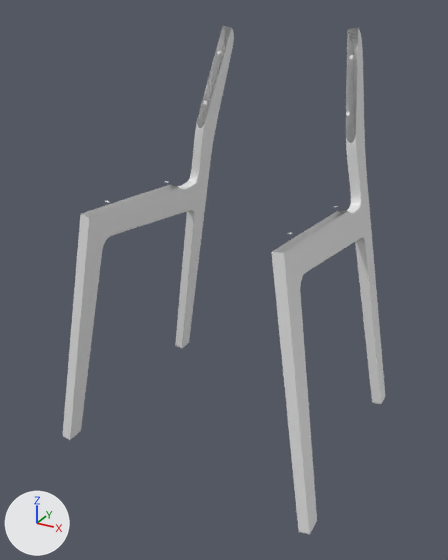
Before and after pictures for a commit that changed the Blender file Misc Obj/Chair/Chair.blend.
Camera for both pictures: a camera (50 mm lens) standing at (2.56, -4.85, 3.94) and looking at (-0.02, -0.16, 1.59). The lights are fixed; the arrows at lower left show +X, +Y and +Z.

Objects in the first picture: 'Legs'.
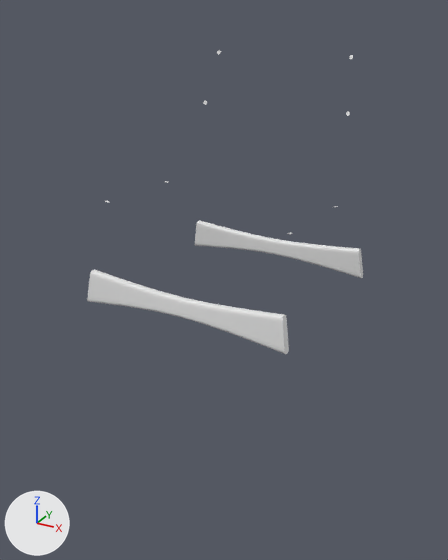
Edits to the scene script, one JSON object a line:
```json
{"op": "add", "block": "ob_legs", "code": "ob_legs.hide_set(True)"}
{"op": "remove", "block": "ob_cube", "code": "ob_cube.hide_set(True)"}
{"op": "remove", "block": "ob_cube_001", "code": "ob_cube_001.hide_set(True)"}
```

Pixel boxes (x1, y1, x2, y2) of what changed, in the pictures (448 x 560 px):
```json
{"object": "Legs", "change": "hidden", "before": [63, 26, 385, 534]}
{"object": "Cube", "change": "shown", "after": [87, 269, 289, 354]}
{"object": "Cube.001", "change": "shown", "after": [195, 220, 363, 278]}
```
